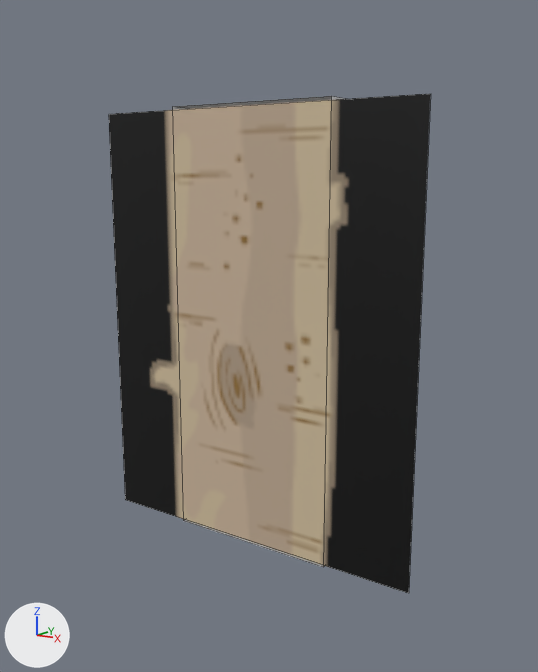
Before and after pictures for a commit that changed the Blender file Content/PuffBOMB/3D/Mountain/LightLogV4.blend.
Rendered twice from a 50 mm lens placed at (9.77, -10.24, 6.13), pointed at (2.79, 0.05, 3.45). Every picture has the same lights, and +X, +Y and +Z are marked at lower left. Mesh edges are drawn as thin lines.
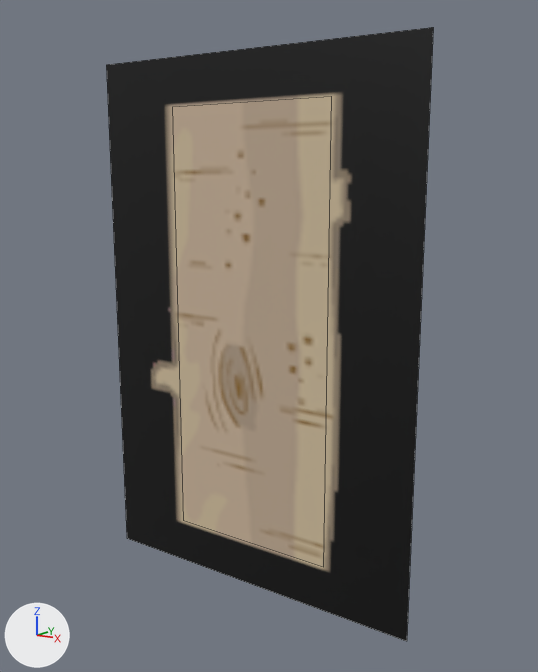
What the commit changed:
Picture 'LightLog4.png.001' (img_lightlog4_png_001) is new.
Material 'LightLog4.png.001' (mat_lightlog4_png_001) is new.
Its texture is img_lightlog4_png_001.
me_plane has 4 vertices, 1 face and spans x 0.0..1.217, y 0.0..1.0, z 0.2.
me_plane is used by ob_plane; location (5.85, 0.4, 0.05); rotation (1.571, -1.571, 0.0), in degrees (90, -90, 0); scale (5.83, 5.83, 5.83).
me_plane no longer uses material mat_lightlog4_png (picture img_lightlog4_png).
Part 1, on me_plane:
Vertex 2 of me_plane moves from (0.0, 0.0, 0.2) at pixel (408, 593) to (-0.274, 0.0, 0.2) at pixel (406, 641).
Vertex 3 of me_plane moves from (0.0, 1.0, 0.2) at pixel (125, 499) to (-0.274, 1.0, 0.2) at pixel (126, 538).
me_plane now uses material mat_lightlog4_png_001 (picture img_lightlog4_png_001).
Object 'Plane' (ob_plane) moves from (5.85, 0.4, 0.05) to (5.85, 0.4, 0.85).

What differs and where, as boxes [x1, y1, x2, y2] in the pictures (538 x 672 px):
'Plane', recoloured, reshaped, moved (23% taller)
    before: [109, 94, 431, 593]
    after: [106, 27, 433, 642]
